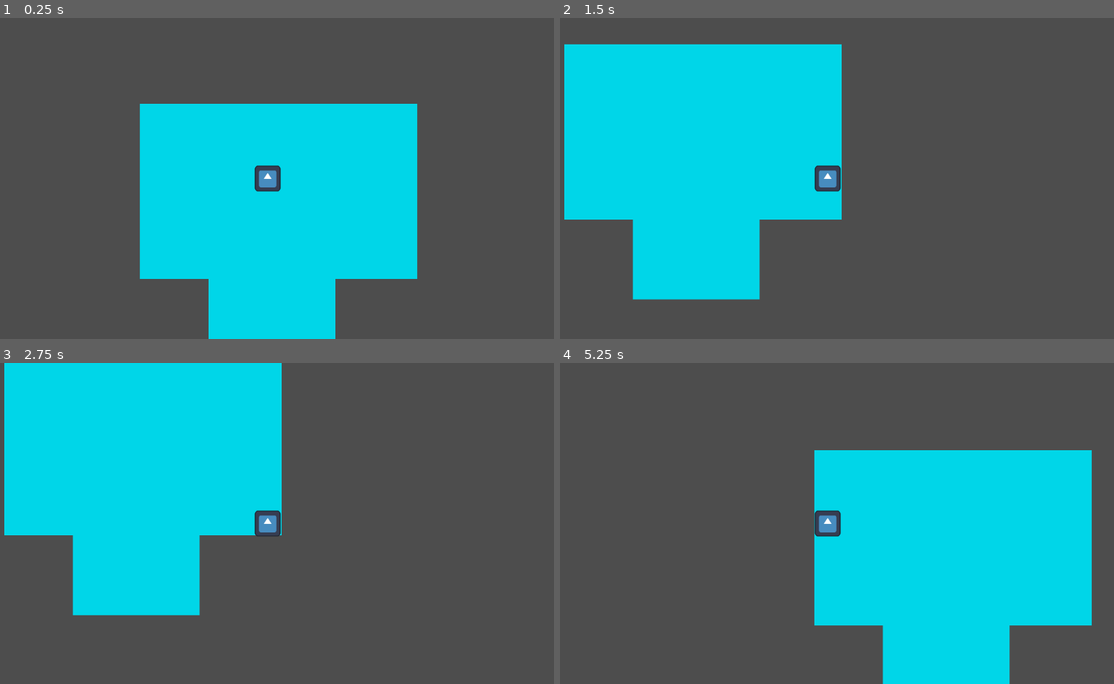
Above: before the commit, frames 1-4 (two rows, left to right).
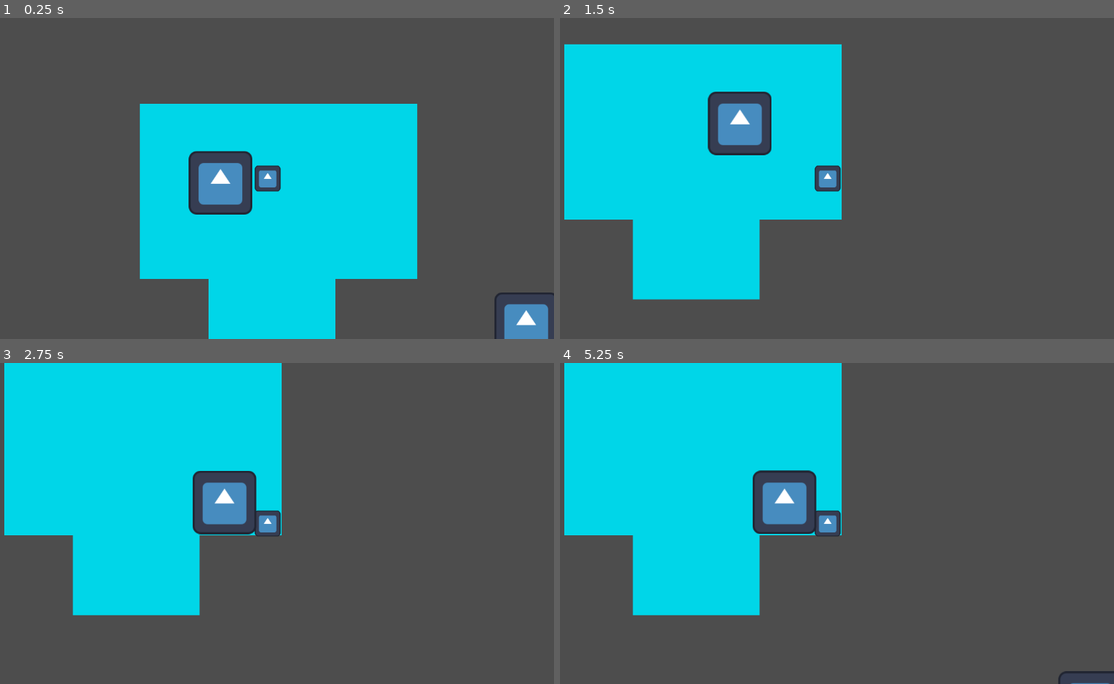
Above: after the commit, the same moments.

Repository: iListenToSludge/Pizza-Interactive
Game: Godot game, scene res://resturaunt.tscn
The game is run twice, just before and just after one commit, with the same random seed, the same clock (stepped at 60 frames per second) and the same inputs. This scene is started directly instead of the project's main scene. The engine's default icon, where the game draws it, is replaced by a stand-in: a white triangle on a blue panel in a dark square.
Inputs:
- Up to frame 1 (0.25 s): no input
- Up to frame 2 (1.5 s): hold D (move right) 0.53-1.28 s; hold S (move down) from 1.28 s (still down)
- Up to frame 3 (2.75 s): release S (move down) at 2.03 s; hold D (move right) from 2.03 s (still down)
- Up to frame 4 (5.25 s): release D (move right) at 2.78 s; hold W (move up) 2.78-3.53 s; hold A (move left) 3.53-5.03 s; hold S (move down) from 5.03 s (still down)

The runs differ from the first frame. In frame 1, 3.2% of the frame differs, in the area x 34-100%, y 41-100%; in frame 2, 2.3%; in frame 3, 2.2%; in frame 4, 61%, in the area x 0-100%, y 0-100%.

Commit message:
Enemy follows

Diff:
--- a/pizza-interactive/character.tscn
+++ b/pizza-interactive/character.tscn
@@ -8,6 +8,7 @@
 
 [node name="CharacterBody2D" type="CharacterBody2D"]
 position = Vector2(554, 282)
+collision_layer = 3
 motion_mode = 1
 script = ExtResource("1_pjt0s")
 
--- a/pizza-interactive/character_body_2d.gd
+++ b/pizza-interactive/character_body_2d.gd
@@ -1 +1,25 @@
 extends CharacterBody2D
+
+var speed = 200.0
+var player_chase = false
+var player: Node2D = null
+
+func _physics_process(delta):
+	if player_chase and player != null:
+		var direction = (player.global_position - global_position).normalized()
+		velocity = direction * speed
+	else:
+		velocity = Vector2.ZERO
+
+	move_and_slide()
+
+
+func _on_detection_area_body_entered(body: Node2D) -> void:
+	player = body
+	player_chase = true
+
+
+func _on_detection_area_body_exited(body: Node2D) -> void:
+	if body == player:
+		player = null
+		player_chase = false
--- /dev/null
+++ b/pizza-interactive/enemy.tscn
@@ -0,0 +1,34 @@
+[gd_scene load_steps=6 format=3 uid="uid://dspjon02nq16r"]
+
+[ext_resource type="Script" uid="uid://t5bg0qtw7a0o" path="res://character_body_2d.gd" id="1_4gyqm"]
+[ext_resource type="Texture2D" uid="uid://camkl1pda7ja8" path="res://icon.svg" id="2_qi2p4"]
+[ext_resource type="PackedScene" uid="uid://ctx1b4dq60qv" path="res://character.tscn" id="3_qi2p4"]
+
+[sub_resource type="CircleShape2D" id="CircleShape2D_qi2p4"]
+radius = 397.29083
+
+[sub_resource type="CircleShape2D" id="CircleShape2D_iifgy"]
+radius = 61.03278
+
+[node name="CharacterBody2D" type="CharacterBody2D"]
+script = ExtResource("1_4gyqm")
+
+[node name="Sprite2D" type="Sprite2D" parent="."]
+texture = ExtResource("2_qi2p4")
+offset = Vector2(0, -6)
+
+[node name="detection_area" type="Area2D" parent="."]
+collision_layer = 2
+collision_mask = 2
+
+[node name="CollisionShape2D" type="CollisionShape2D" parent="detection_area"]
+position = Vector2(4, 3)
+shape = SubResource("CircleShape2D_qi2p4")
+
+[node name="CollisionShape2D" type="CollisionShape2D" parent="."]
+shape = SubResource("CircleShape2D_iifgy")
+
+[node name="CharacterBody2D" parent="." instance=ExtResource("3_qi2p4")]
+
+[connection signal="body_entered" from="detection_area" to="." method="_on_detection_area_body_entered"]
+[connection signal="body_exited" from="detection_area" to="." method="_on_detection_area_body_exited"]
--- a/pizza-interactive/resturaunt.tscn
+++ b/pizza-interactive/resturaunt.tscn
@@ -1,6 +1,7 @@
-[gd_scene load_steps=2 format=3 uid="uid://dwpoh0ecxixm8"]
+[gd_scene load_steps=3 format=3 uid="uid://dwpoh0ecxixm8"]
 
 [ext_resource type="PackedScene" uid="uid://ctx1b4dq60qv" path="res://character.tscn" id="2_0eybj"]
+[ext_resource type="PackedScene" uid="uid://dspjon02nq16r" path="res://enemy.tscn" id="2_x0n7s"]
 
 [node name="Resturaunt" type="Node2D"]
 
@@ -50,3 +51,6 @@
 scale = Vector2(0.39880437, 0.40742108)
 
 [node name="Camera2D" type="Camera2D" parent="CharacterBody2D"]
+
+[node name="CharacterBody2D2" parent="." instance=ExtResource("2_x0n7s")]
+position = Vector2(410, 265)
